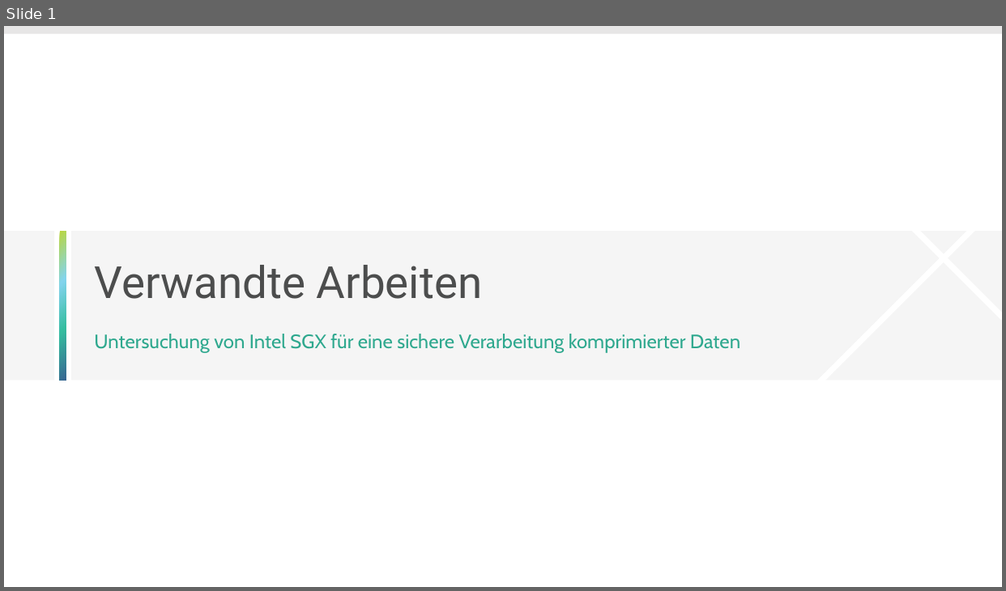
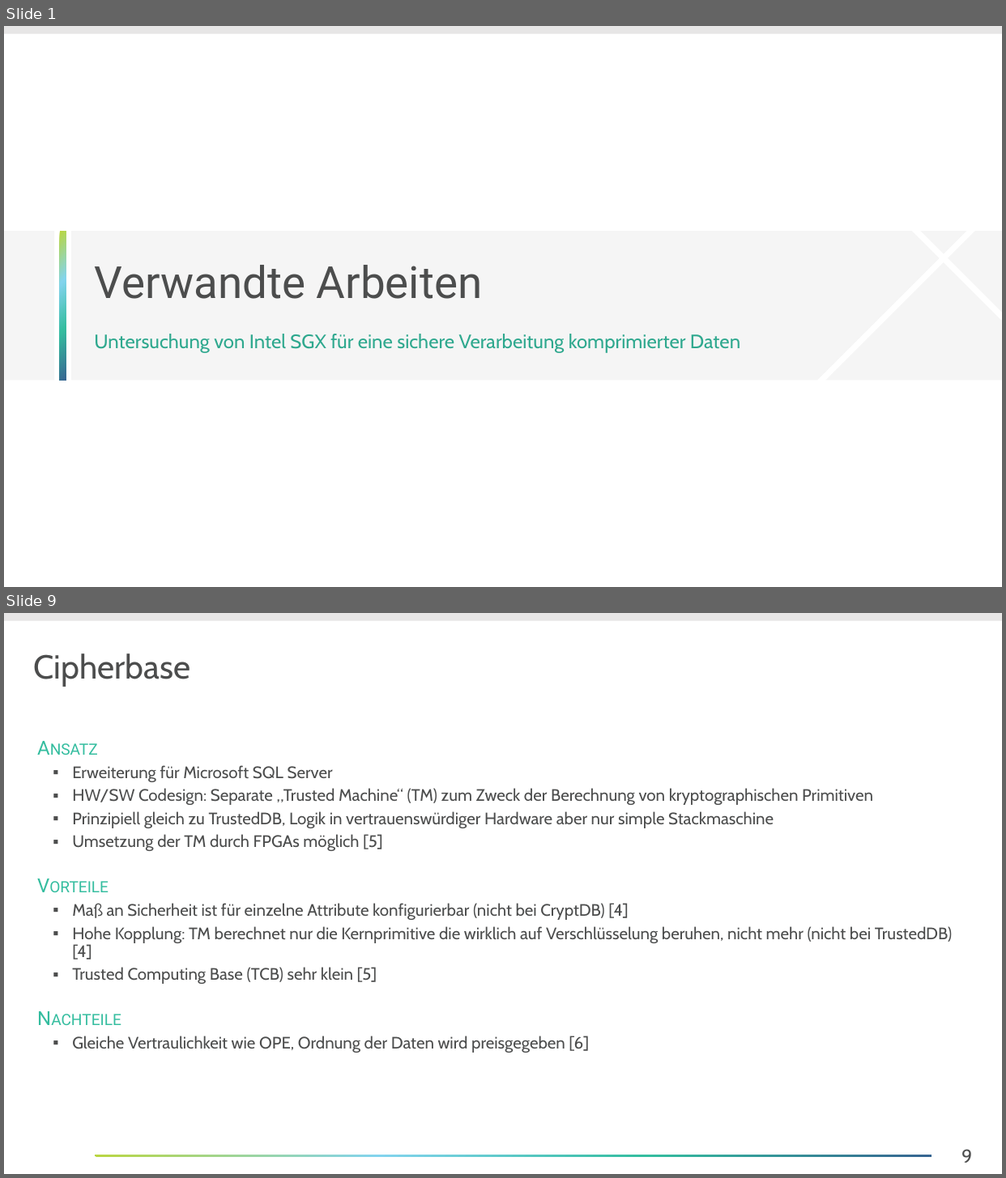
Before and after one commit to Lucku/bachelorthesis, a slide deck: Dokument/Entwürfe/02 Verwandte Arbeiten.pptx. Shown one above the other, each under a label of ours: slide 1 before the commit, slides 1 and 9 after it; the slides between them are not shown. The pictures are 1006x591 and 1006x1178 pixels, drawn with LibreOffice and Linux fonts; fonts in the diff are those of the drawing; background and template pictures are left out. Boxes give left, top, right and bottom in pixels: in the first picture for what was removed or moved away, otherwise in the second. Text is boxed around its words. In the diff, an @@ line names an element or a change of style, - is before the commit and + after.

```diff
--- a/Dokument/Entwürfe/02 Verwandte Arbeiten.pptx
+++ b/Dokument/Entwürfe/02 Verwandte Arbeiten.pptx
@@ slide 9 added at (4,613,1002,1174), background #FFFFFF; not listed: 1 template element that a slide beside it also shows @@
@@ title added at (33,653,190,687), 24 pt, text #4C4D4D @@
+Cipherbase
@@ text added at (72,765,952,1053), 12 pt, text #4C4D4D @@
+  Ansatz
+  ▪ Erweiterung für Microsoft SQL Server
+  ▪ HW/SW Codesign: Separate „Trusted Machine“ (TM) zum Zweck der Berechnung von kryptographischen Primitiven
+  ▪ Prinzipiell gleich zu TrustedDB, Logik in vertrauenswürdiger Hardware aber nur simple Stackmaschine
+  ▪ Umsetzung der TM durch FPGAs möglich [5]
+  Vorteile
+  ▪ Maß an Sicherheit ist für einzelne Attribute konfigurierbar (nicht bei CryptDB) [4]
+  ▪ Hohe Kopplung: TM berechnet nur die Kernprimitive die wirklich auf Verschlüsselung beruhen, nicht mehr (nicht bei TrustedDB) [4]
+  ▪ Trusted Computing Base (TCB) sehr klein [5]
+  Nachteile
+  ▪ Gleiche Vertraulichkeit wie OPE, Ordnung der Daten wird preisgegeben [6]
@@ rectangle added at (95,1155,932,1157), fill gradient #BAD641 to #83D4EE to #34BD9F to #376591 @@
@@ page number added at (961,1149,972,1163), 13.5 pt, text #4C4D4D @@
+9
```
Also in this commit, not shown: 8 other slides added, 5 slides removed, 11 other files.
